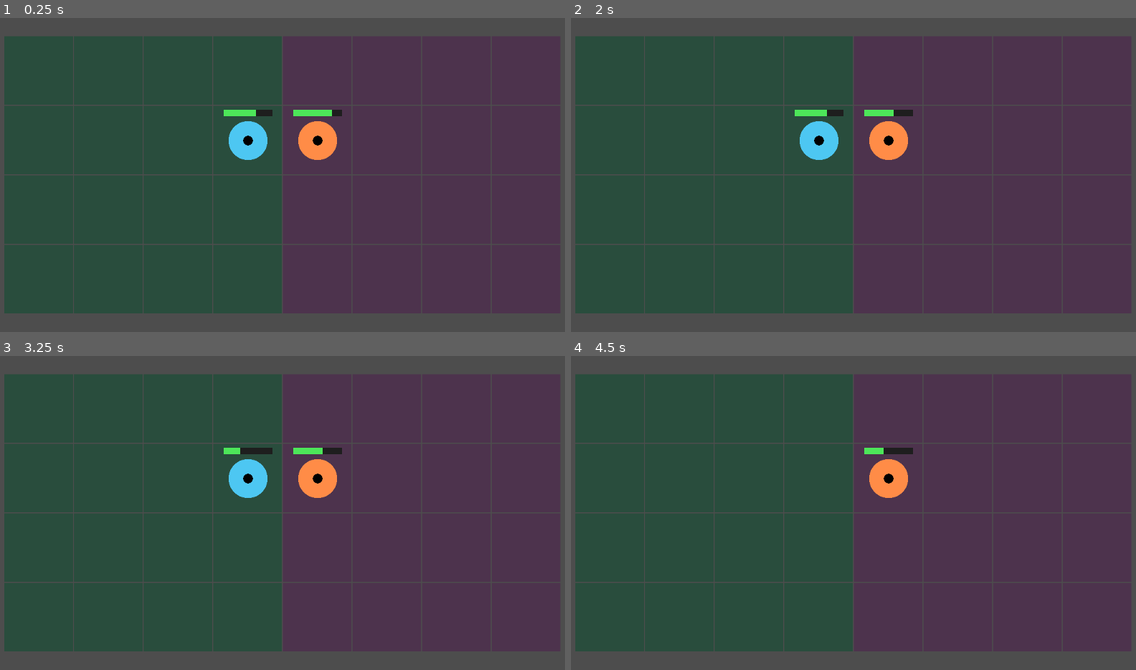
Above: before the commit, frames 1-4 (two rows, left to right).
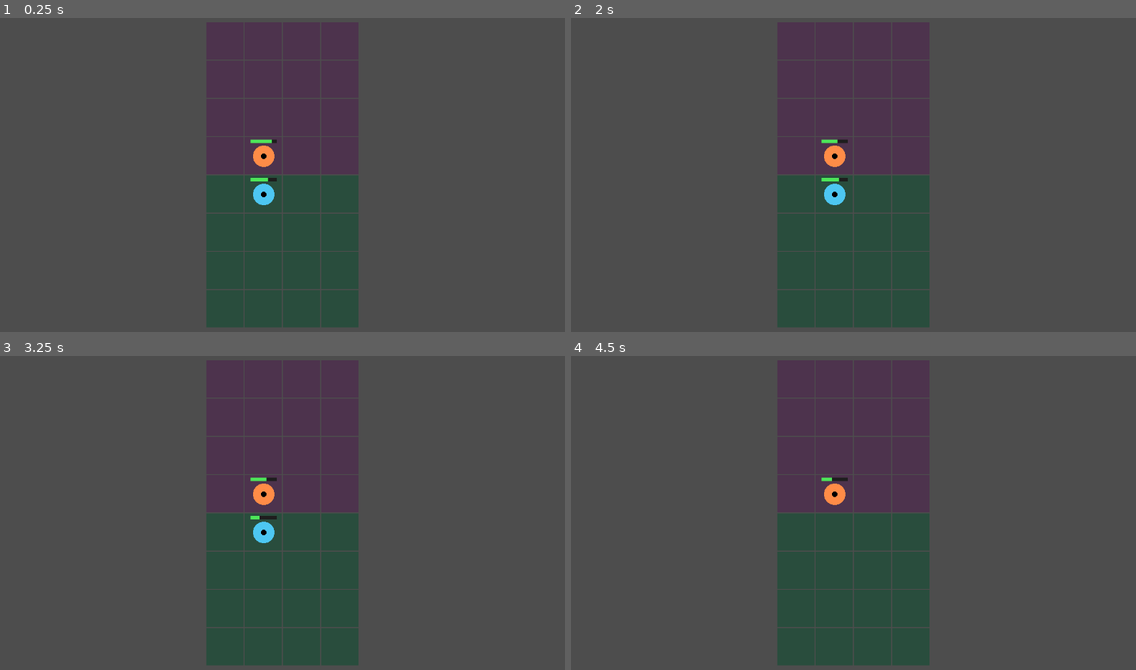
Above: after the commit, the same moments.

Repository: Mozart031/project-aetherion
Game: Godot game, scene res://scenes/main.tscn
Same seed, same stepped clock (60 frames per second), same inputs: the game is played once before the commit and once after it.
Inputs (mouse positions are in pixels of both pictures, inside the frame that each line leads up to):
- Up to frame 1 (0.25 s): no input
- Up to frame 2 (2 s): tap Enter at 0.5 s; move the mouse to (977, 159) at 0.52 s; click (977, 159) at 0.67 s; tap Space at 1.25 s; move the mouse to (740, 190) at 1.27 s; click (740, 190) at 1.42 s
- Up to frame 3 (3.25 s): move the mouse to (339, 443) at 2.02 s; click (339, 443) at 2.17 s; tap Enter at 2.75 s; move the mouse to (254, 578) at 2.77 s; click (254, 578) at 2.92 s
- Up to frame 4 (4.5 s): tap Space at 3.5 s; move the mouse to (1023, 560) at 3.52 s; click (1023, 560) at 3.67 s; tap Enter at 4.25 s; move the mouse to (684, 465) at 4.27 s; click (684, 465) at 4.42 s

The runs differ from the first frame. In frame 1, 77% of the frame differs, in the area x 0-100%, y 1-99%; in frame 2, 77%; in frame 3, 77%; in frame 4, 77%.

Commit message:
feat: adapt board presentation to vertical 4x8 with reversible coordinates

Diff:
--- /dev/null
+++ b/scripts/board_coordinates.gd
@@ -0,0 +1,26 @@
+extends RefCounted
+
+## Pure presentation adapter. Never changes the logical 8 x 4 simulation.
+const VISUAL_WIDTH := 4
+const VISUAL_HEIGHT := 8
+const INVALID_CELL := Vector2i(-1, -1)
+
+static func logical_to_visual(cell: Vector2i, local_player: int = 0) -> Vector2i:
+	if cell.x < 0 or cell.x >= 8 or cell.y < 0 or cell.y >= 4:
+		return INVALID_CELL
+	match local_player:
+		0:
+			return Vector2i(cell.y, 7 - cell.x)
+		1:
+			return Vector2i(3 - cell.y, cell.x)
+	return INVALID_CELL
+
+static func visual_to_logical(cell: Vector2i, local_player: int = 0) -> Vector2i:
+	if cell.x < 0 or cell.x >= VISUAL_WIDTH or cell.y < 0 or cell.y >= VISUAL_HEIGHT:
+		return INVALID_CELL
+	match local_player:
+		0:
+			return Vector2i(7 - cell.y, cell.x)
+		1:
+			return Vector2i(cell.y, 3 - cell.x)
+	return INVALID_CELL
--- a/scripts/main.gd
+++ b/scripts/main.gd
@@ -1,4 +1,6 @@
 extends Node2D
+
+const BoardCoordinates = preload("res://scripts/board_coordinates.gd")
 
 var sim := AetherionSimulation.new()
 var accumulator := 0.0
@@ -36,10 +38,10 @@
 			_select_at_viewport_position(event.position)
 
 func _board_rect() -> Rect2:
-	# Fit the full logical board inside either a portrait or landscape viewport.
+	# Fit the vertical presentation without changing logical simulation dimensions.
 	var available := get_viewport_rect().size - Vector2(32.0, 32.0)
-	var cell_size := maxf(1.0, minf(available.x / AetherionSimulation.WIDTH, available.y / AetherionSimulation.HEIGHT))
-	var board_size := Vector2(AetherionSimulation.WIDTH, AetherionSimulation.HEIGHT) * cell_size
+	var cell_size := maxf(1.0, minf(available.x / BoardCoordinates.VISUAL_WIDTH, available.y / BoardCoordinates.VISUAL_HEIGHT))
+	var board_size := Vector2(BoardCoordinates.VISUAL_WIDTH, BoardCoordinates.VISUAL_HEIGHT) * cell_size
 	return Rect2((get_viewport_rect().size - board_size) * 0.5, board_size)
 
 func _cell_at_viewport_position(viewport_position: Vector2) -> Vector2i:
@@ -48,8 +50,8 @@
 	var board := _board_rect()
 	if not board.has_point(local_position):
 		return Vector2i(-1, -1)
-	var relative := (local_position - board.position) / (board.size.x / AetherionSimulation.WIDTH)
-	return Vector2i(floori(relative.x), floori(relative.y))
+	var relative := (local_position - board.position) / (board.size.x / BoardCoordinates.VISUAL_WIDTH)
+	return BoardCoordinates.visual_to_logical(Vector2i(floori(relative.x), floori(relative.y)), LOCAL_PLAYER)
 
 func _select_at_viewport_position(viewport_position: Vector2) -> void:
 	var cell := _cell_at_viewport_position(viewport_position)
@@ -63,15 +65,17 @@
 
 func _draw() -> void:
 	var board := _board_rect()
-	var cell_size := board.size.x / AetherionSimulation.WIDTH
+	var cell_size := board.size.x / BoardCoordinates.VISUAL_WIDTH
 	var origin := board.position
 	for y in range(AetherionSimulation.HEIGHT):
 		for x in range(AetherionSimulation.WIDTH):
-			var rect := Rect2(origin + Vector2(x, y) * cell_size, Vector2.ONE * (cell_size - 2.0))
+			var visual_cell := BoardCoordinates.logical_to_visual(Vector2i(x, y), LOCAL_PLAYER)
+			var rect := Rect2(origin + Vector2(visual_cell) * cell_size, Vector2.ONE * (cell_size - 2.0))
 			draw_rect(rect, Color(0.16, 0.30, 0.24) if x < 4 else Color(0.30, 0.20, 0.30))
 	for unit in sim.units:
 		var cell: Vector2i = unit["cell"]
-		var pos := origin + Vector2(cell) * cell_size + Vector2.ONE * cell_size * 0.5
+		var visual_cell := BoardCoordinates.logical_to_visual(cell, LOCAL_PLAYER)
+		var pos := origin + Vector2(visual_cell) * cell_size + Vector2.ONE * cell_size * 0.5
 		if int(unit["id"]) == selected_unit_id:
 			draw_arc(pos, cell_size * 0.36, 0.0, TAU, 48, Color(1.0, 0.95, 0.3), maxf(2.0, cell_size * 0.04), true)
 		draw_circle(pos, cell_size * 0.28, Color(0.30, 0.78, 0.95) if int(unit["owner"]) == 0 else Color(1.0, 0.55, 0.28))
--- /dev/null
+++ b/tests/board_coordinates_smoke.gd
@@ -0,0 +1,53 @@
+extends SceneTree
+
+const Coordinates = preload("res://scripts/board_coordinates.gd")
+var failures := 0
+
+func _check(condition: bool, message: String) -> void:
+	if not condition:
+		failures += 1
+		push_error(message)
+
+func _distance(a: Vector2i, b: Vector2i) -> int:
+	return absi(a.x - b.x) + absi(a.y - b.y)
+
+func _initialize() -> void:
+	for player in [0, 1]:
+		var seen := {}
+		var local_count := 0
+		var enemy_count := 0
+		for x in range(8):
+			for y in range(4):
+				var logical := Vector2i(x, y)
+				var visual: Vector2i = Coordinates.logical_to_visual(logical, player)
+				_check(visual.x >= 0 and visual.x < 4 and visual.y >= 0 and visual.y < 8, "Visual bounds")
+				_check(not seen.has(visual), "Every logical cell has a unique visual cell")
+				seen[visual] = true
+				_check(Coordinates.visual_to_logical(visual, player) == logical, "Logical round trip")
+				if (x < 4) == (player == 0):
+					local_count += 1
+					_check(visual.y >= 4, "Local territory is below")
+				else:
+					enemy_count += 1
+					_check(visual.y < 4, "Enemy territory is above")
+				for other_x in range(8):
+					for other_y in range(4):
+						var other := Vector2i(other_x, other_y)
+						_check(_distance(logical, other) == _distance(visual, Coordinates.logical_to_visual(other, player)), "Distances and orthogonal adjacency are preserved")
+		_check(seen.size() == 32 and local_count == 16 and enemy_count == 16, "32 spaces and 16 per territory")
+		for u in range(4):
+			for v in range(8):
+				var visual := Vector2i(u, v)
+				_check(Coordinates.logical_to_visual(Coordinates.visual_to_logical(visual, player), player) == visual, "Visual round trip")
+		for invalid in [Vector2i(-1, 0), Vector2i(8, 0), Vector2i(0, -1), Vector2i(0, 4)]:
+			_check(Coordinates.logical_to_visual(invalid, player) == Vector2i(-1, -1), "Invalid logical coordinate rejected")
+		for invalid in [Vector2i(-1, 0), Vector2i(4, 0), Vector2i(0, -1), Vector2i(0, 8)]:
+			_check(Coordinates.visual_to_logical(invalid, player) == Vector2i(-1, -1), "Invalid visual coordinate rejected")
+	_check(Coordinates.logical_to_visual(Vector2i(3, 1)) == Vector2i(1, 4), "Boar visual position")
+	_check(Coordinates.logical_to_visual(Vector2i(4, 1)) == Vector2i(1, 3), "Turtle visual position")
+	for invalid_player in [-1, 2]:
+		_check(Coordinates.logical_to_visual(Vector2i.ZERO, invalid_player) == Vector2i(-1, -1), "Invalid perspective rejected")
+		_check(Coordinates.visual_to_logical(Vector2i.ZERO, invalid_player) == Vector2i(-1, -1), "Invalid inverse perspective rejected")
+	if failures == 0:
+		print("PASS: reversible 8x4/4x8 coordinates, both perspectives, all cells and distances")
+	quit(0 if failures == 0 else 1)
--- a/tests/presentation_smoke.gd
+++ b/tests/presentation_smoke.gd
@@ -12,7 +12,9 @@
 
 func _point(view, cell: Vector2i) -> Vector2:
 	var board: Rect2 = view._board_rect()
-	var local_point := board.position + (Vector2(cell) + Vector2.ONE * 0.5) * (board.size.x / 8.0)
+	# Independent expected rotation for the current local player (0).
+	var visual_cell := Vector2i(cell.y, 7 - cell.x)
+	var local_point := board.position + (Vector2(visual_cell) + Vector2.ONE * 0.5) * (board.size.x / 4.0)
 	return view.get_global_transform_with_canvas() * local_point
 
 func _click(view, point: Vector2, pressed: bool = true, button: int = MOUSE_BUTTON_LEFT) -> void:
@@ -65,6 +67,17 @@
 		viewport.size = size
 		var board: Rect2 = view._board_rect()
 		_check(Rect2(Vector2.ZERO, Vector2(size)).encloses(board), "Board fits resized viewport")
+		_check(is_equal_approx(board.size.y, board.size.x * 2.0), "Board has vertical 4:8 aspect")
+		_check(_point(view, Vector2i(4, 1)).y < board.get_center().y, "Enemy is above midpoint")
+		_check(_point(view, Vector2i(3, 1)).y > board.get_center().y, "Local creature is below midpoint")
+		for y in range(4):
+			for x in range(8):
+				var cell := Vector2i(x, y)
+				_check(view._cell_at_viewport_position(_point(view, cell)) == cell, "Every visual cell maps to its logical cell after resize")
+		_check(view._cell_at_viewport_position(board.position) == Vector2i(7, 0), "Top left maps to logical far enemy corner")
+		_check(view._cell_at_viewport_position(board.end - Vector2.ONE * 0.01) == Vector2i(0, 3), "Bottom right maps to logical local corner")
+		_check(view._cell_at_viewport_position(board.position - Vector2(0.01, 0)) == Vector2i(-1, -1), "Left boundary outside rejected")
+		_check(view._cell_at_viewport_position(board.position - Vector2(0, 0.01)) == Vector2i(-1, -1), "Top boundary outside rejected")
 		_click(view, _point(view, Vector2i(3, 1)))
 		_check(view.selected_unit_id == 1, "Selection follows viewport resize")
 		_check(view._cell_at_viewport_position(board.end) == Vector2i(-1, -1), "Bottom/right boundary excluded")
@@ -95,5 +108,5 @@
 	await process_frame
 	viewport.queue_free()
 	if failures == 0:
-		print("PASS: Phase 20.1B selection, input coordinates, HP bars and defeat cleanup")
+		print("PASS: vertical 4x8 selection, input coordinates, HP bars and defeat cleanup")
 	quit(0 if failures == 0 else 1)
Not shown, changed: GEMINI.md
Not shown, changed: docs/PHASE_20_1C.md
Not shown, changed: docs/ROADMAP.md
